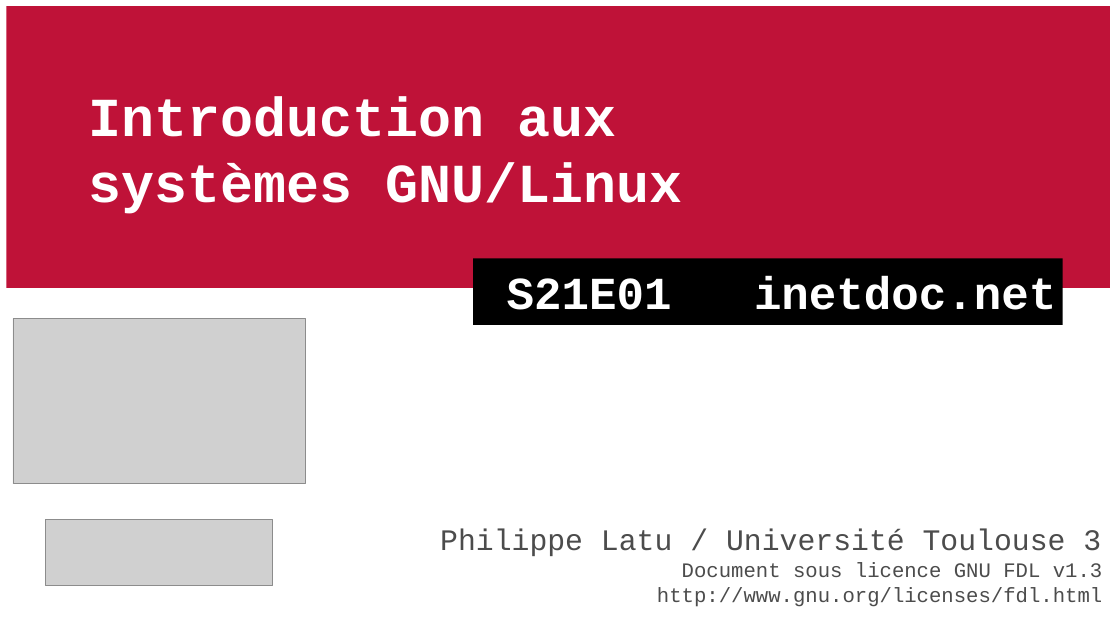
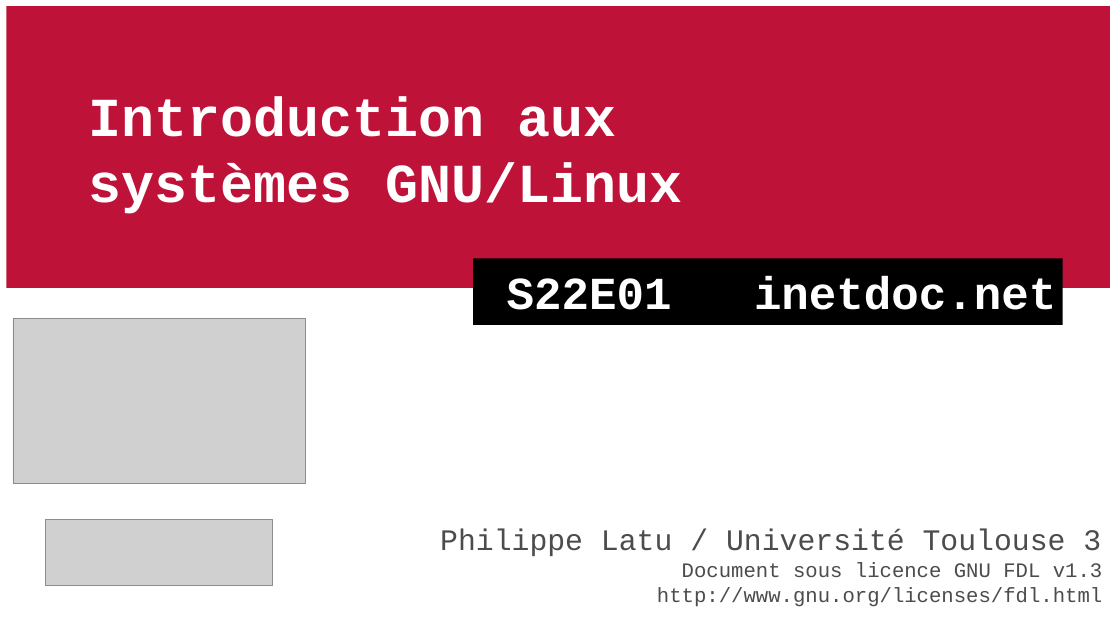
Before and after one commit to platu/inetdoc, a slide deck: slide 1 of presentations/sysadm-base-1/sysadm-base-1.odp. Drawn at 1120x630 pixels with LibreOffice and Linux fonts; fonts in the diff are those of the drawing; grey boxes stand for pictures. Boxes give left, top, right and bottom in pixels: in the first picture for what was removed or moved away, otherwise in the second. Text is boxed around its words. In the diff, an @@ line names an element or a change of style, - is before the commit and + after.

```diff
--- a/presentations/sysadm-base-1/sysadm-base-1.odp
+++ b/presentations/sysadm-base-1/sysadm-base-1.odp
@@ text in rectangle at [507,277,1056,310]: text changed @@
-S21E01 inetdoc.net
+S22E01 inetdoc.net
```
Also in this commit, not shown: 12 other slides changed, 1 other file.
